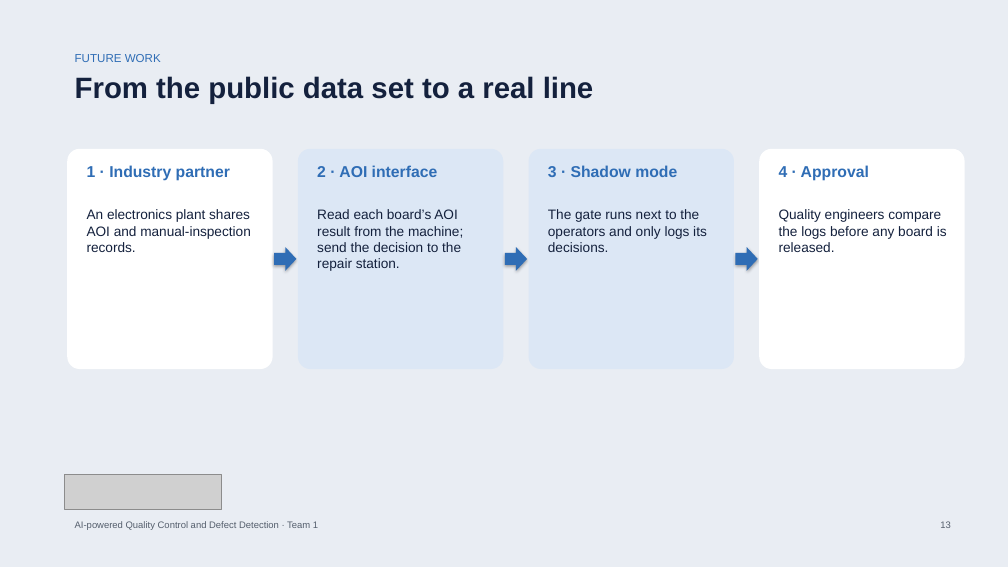
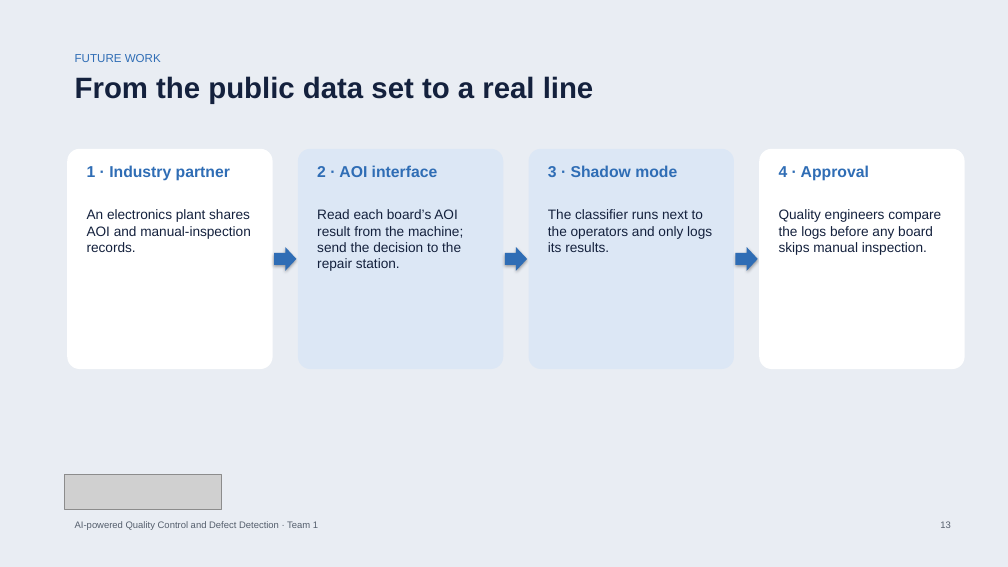
Before and after one commit to bodhi584/aoi-decision-gate, a slide deck: slide 13 of docs/slides_revised_topic.pptx. Drawn at 1008x567 pixels with LibreOffice and Linux fonts; fonts in the diff are those of the drawing; grey boxes stand for pictures. Boxes give left, top, right and bottom in pixels: in the first picture for what was removed or moved away, otherwise in the second. Text is boxed around its words. In the diff, an @@ line names an element or a change of style, - is before the commit and + after.

```diff
--- a/docs/slides_revised_topic.pptx
+++ b/docs/slides_revised_topic.pptx
@@ text at (548,209,712,252): text changed @@
-The gate runs next to the operators and only logs its decisions.
+The classifier runs next to the operators and only logs its results.
@@ text at (779,209,941,255): text changed @@
-Quality engineers compare the logs before any board is released.
+Quality engineers compare the logs before any board skips manual inspection.
```
Also in this commit, not shown: 10 other slides changed, 19 other files.
